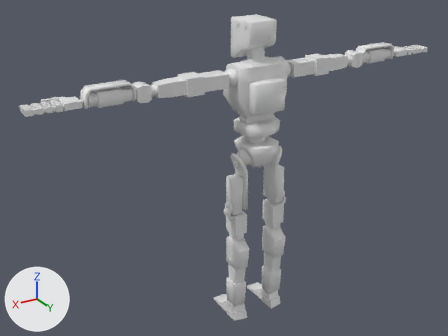
The FBX model Assets/Character/Gunther_robot.fbx: old version first, new version second.
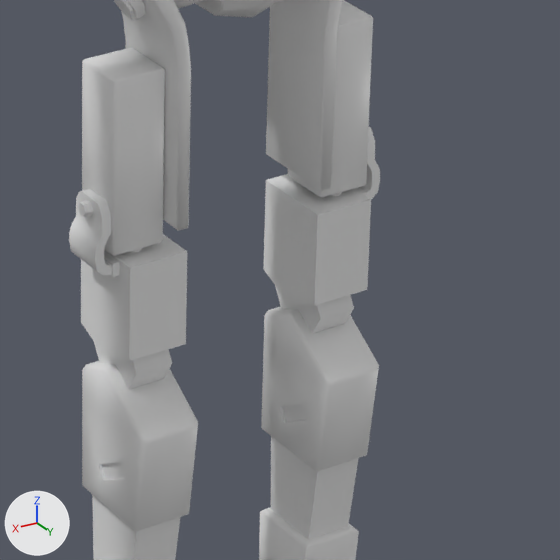
Each version is shown whole from a 50 mm camera at (1.84, 2.71, 2.36) aimed at (0.13, -0.14, 0.94), then close up on the part from 47% to 72% of the width and 49% to 82% of the height. The lights are fixed; the arrows at lower left show +X, +Y and +Z. Where no turn or scale is listed for an object, it has been applied to the vertices. Vertices at the same position are counted once.

Objects in the first close-up: 'Gunther'.
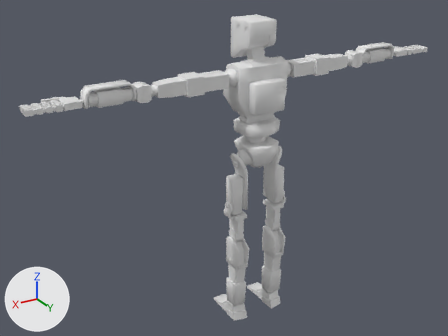
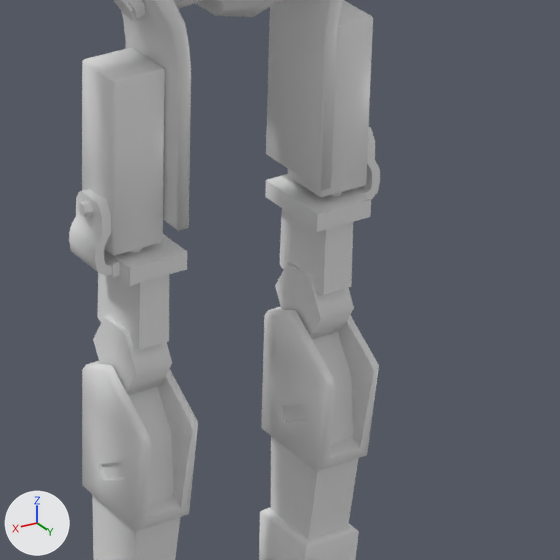
Commit message: Gunther update

The change, as a list of edits to the scene's bpy script:
```text
Change me_cube_007:
    used by ob_gunther; location = (0.0, 0.0, 0.0)
    remove me_cube_007.from_pydata(...)  # 3972 vertices, 3834 faces; spans x -1.25..1.25, y -0.21..0.13, z 0.0..1.8
    add me_cube_007.from_pydata(...)  # 4018 vertices, 3874 faces; spans x -1.25..1.25, y -0.21..0.13, z 0.0..1.8
    me_cube_007 part 1
    10 vertices are removed from x -0.17..0.17, y -0.05..0.06, z 0.59..1.03
    71 faces are deleted
    4 vertices move from x -0.17..0.17, y 0.01, z 0.57 to x -0.15..0.15, y 0.01, z 0.69
    46 vertices are added at x -0.16..0.16, y -0.04..0.09, z 0.39..0.69
    10 new vertices lie (0.04, 0.0, 0.0) away from vertices in x -0.15..0.11, y -0.01..0.08, z 0.39..0.53
    111 new faces join them
```

Boxes (x1, y1, x2, y2) around the edits, measured in the close-ups (560 x 560 px):
part 1 of me_cube_007, built on
    before: (81, 197, 378, 530)
    after: (86, 209, 378, 530)
